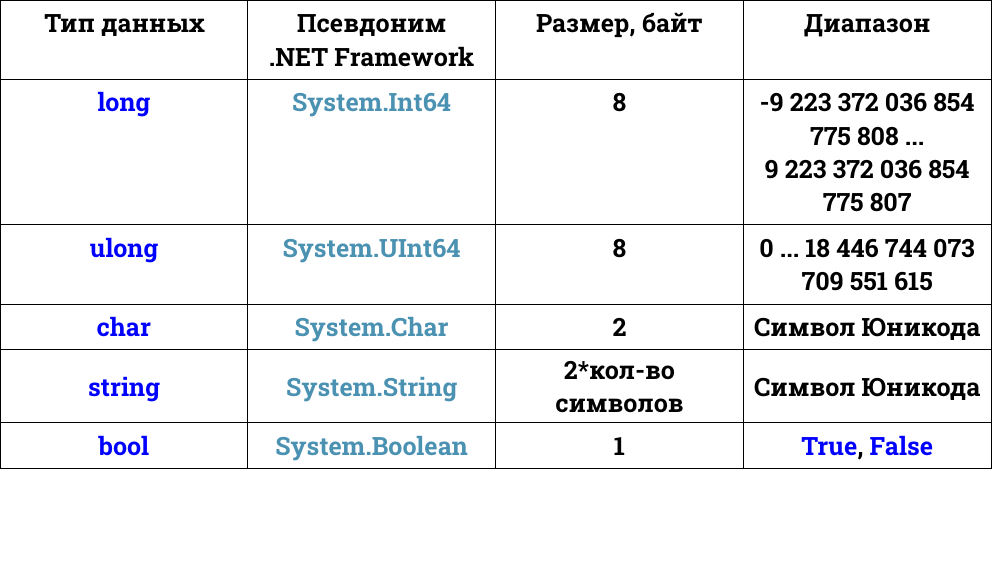
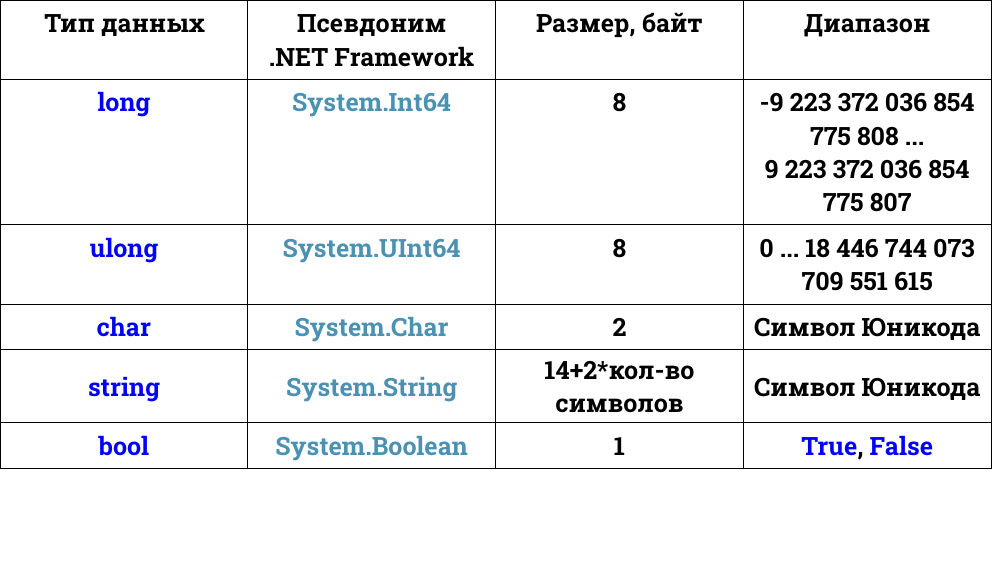
Before and after one commit to DaniilKlyukin/ITiP-1, a slide deck: slide 22 of Лекции/ИТиП лек 1 (лр 1).pptx. Drawn at 1008x567 pixels with LibreOffice and Linux fonts; fonts in the diff are those of the drawing. Boxes give left, top, right and bottom in pixels: in the first picture for what was removed or moved away, otherwise in the second. Text is boxed around its words. In the diff, an @@ line names an element or a change of style, - is before the commit and + after.

```diff
--- a/Лекции/ИТиП лек 1 (лр 1).pptx
+++ b/Лекции/ИТиП лек 1 (лр 1).pptx
@@ table at [0, 0, 992, 465] @@
-row 5, column 3: 2*кол-во символов
+row 5, column 3: 14+2*кол-во символов
```
Also in this commit, not shown: 12 other files.
